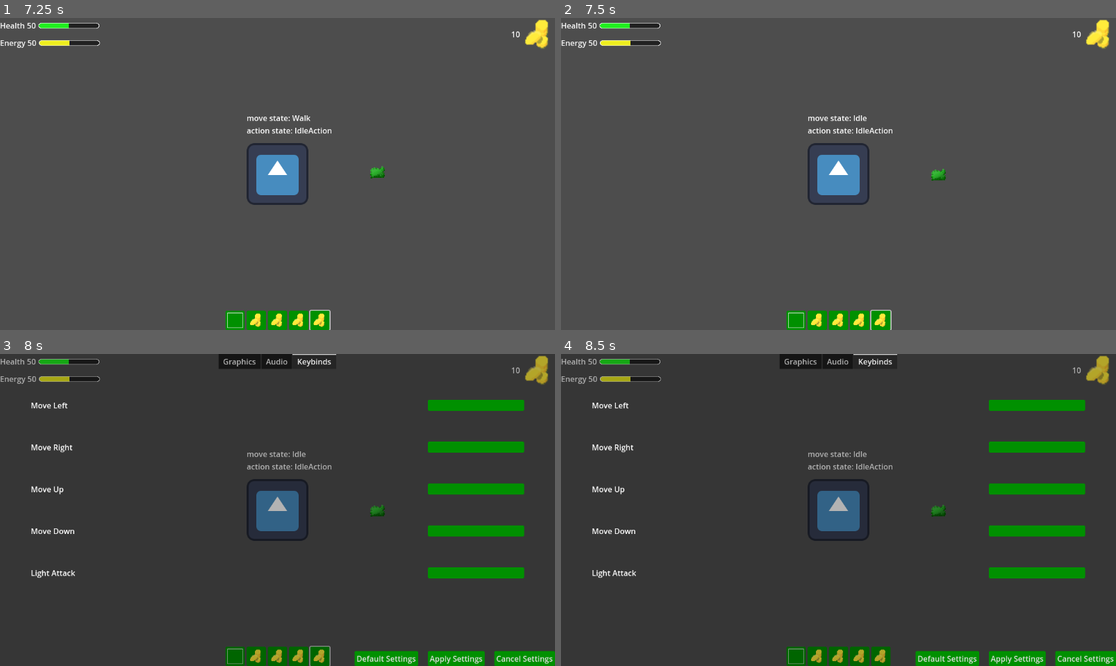
Above: before the commit, frames 1-4 (two rows, left to right).
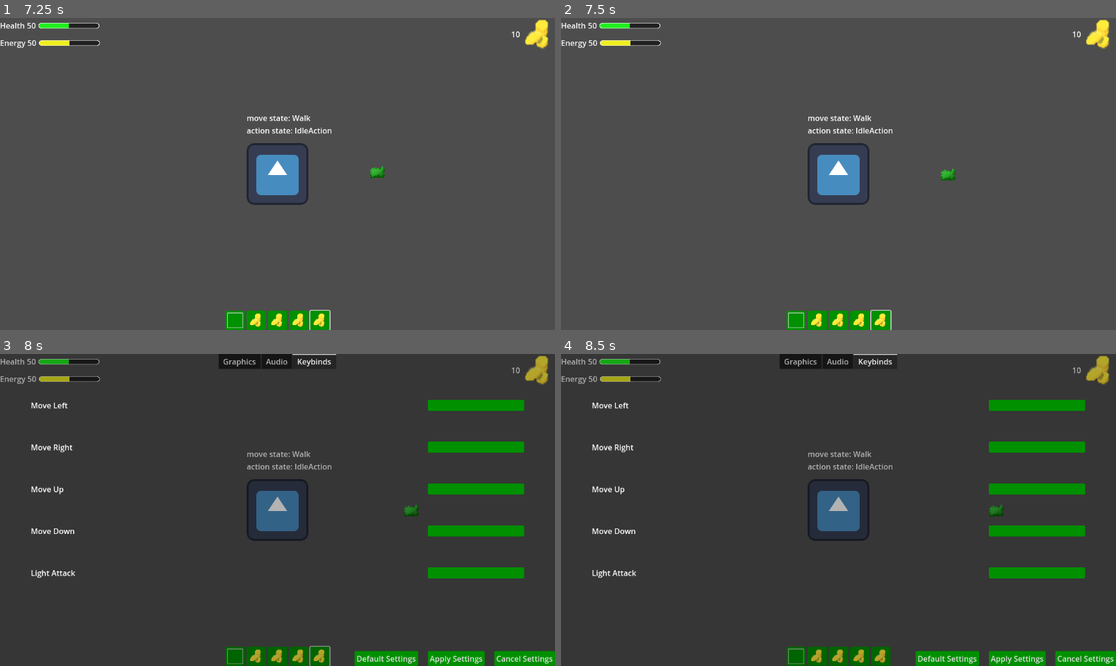
Above: after the commit, the same moments.

Repository: Cole-Miller-IT/template-game-for-future-projects
Game: Godot game, scene res://Scenes/Levels/World/world.tscn
Same seed, same stepped clock (60 frames per second), same inputs: the game is played once before the commit and once after it. This scene is started directly instead of the project's main scene. The engine's default icon, where the game draws it, is replaced by a stand-in: a white triangle on a blue panel in a dark square.
Inputs (mouse positions are in pixels of both pictures, inside the frame that each line leads up to):
- Up to frame 1 (7.25 s): click (233, 320) at 0.5 s; click (255, 320) at 1.25 s; click (277, 320) at 2 s; click (299, 320) at 2.75 s; click (321, 320) at 3.5 s; tap Enter at 4.25 s; move the mouse to (399, 158) at 4.27 s; hold D (right) 4.28-5.03 s; click (399, 158) at 4.35 s; move the mouse to (166, 189) at 5.02 s; hold S (down) 5.03-5.78 s; click (166, 189) at 5.1 s; move the mouse to (333, 105) at 5.77 s; hold D (right) 5.78-6.53 s; click (333, 105) at 5.85 s; move the mouse to (249, 236) at 6.52 s; hold W (up) from 6.53 s (still down); click (249, 236) at 6.6 s
- Up to frame 2 (7.5 s): move the mouse to (1005, 220) at 7.27 s; release W (up) at 7.28 s; hold A (left, bound only after the commit) from 7.28 s (still down); click (1005, 220) at 7.35 s
- Up to frame 3 (8 s): keep holding A (left, bound only after the commit); tap Escape (settingsMenu) at 7.9 s
- Up to frame 4 (8.5 s): keep holding A (left, bound only after the commit); move the mouse to (672, 463) at 8.02 s; click (672, 463) at 8.1 s

Frame 1 is identical in both runs. In frame 2, 0.2% of the frame differs, in the area x 52-72%, y 31-53%; in frame 3, 0.2%; in frame 4, 0.2%, in the area x 52-80%, y 31-53%.
Error before the commit: Invalid assignment of property or key 'keycode' with value of type 'String' on a base object of type 'InputEventKey'. (res://Scenes/Resources/Settings/keybinds…

Commit message:
finished keybind saving

Diff:
--- a/Scenes/Levels/Settings/settings_menu.gd
+++ b/Scenes/Levels/Settings/settings_menu.gd
@@ -11,6 +11,7 @@
 	#Read hotkey resource data and assign the buttons the correct keys to display on the rebind button
 	if hotkeys:
 		hotkeys = ResourceLoader.load("res://Scenes/Resources/Settings/keybinds.tres")
+		#print("loaded hotkeys succesfully")
 
 		for action in hotkeys.keybindsDict:
 			#$MarginContainer/VBoxContainer/TabContainer/Keybinds/MarginContainer/VBoxContainer/MoveLeft/RebindKey.text = hotkeys.keybindsDict[action].as_text_key_label().to_lower()
@@ -24,7 +25,7 @@
 		#$MarginContainer/VBoxContainer/TabContainer/Keybinds/MarginContainer/VBoxContainer/MoveDown/RebindKey1.text = hotkeys.defaultMoveDown
 		#$MarginContainer/VBoxContainer/TabContainer/Keybinds/MarginContainer/VBoxContainer/LightAttack/RebindKey1.text = hotkeys.defaultLightAttack
 
-		print("loaded hotkeys succesfully")
+
 
 	hotkeys.applyStoredKeybinds()
 
@@ -53,8 +54,8 @@
 
 	#rebind the key to the given key by the user
 	if rebindKeyToChange == "moveLeft":
-		hotkeys.defaultMoveLeft = eventRecieved.as_text_key_label().to_lower()
-		#print("keycode recieved for change " + eventRecieved.as_text_key_label().to_lower())
+		hotkeys.keybindMoveLeft = eventRecieved.as_text_key_label()
+		#print("keycode recieved for change " + eventRecieved.as_text_key_label())
 
 		InputMap.action_erase_events("left")
 		InputMap.action_add_event("left", eventRecieved)
--- a/Scenes/Resources/Settings/keybinds.gd
+++ b/Scenes/Resources/Settings/keybinds.gd
@@ -3,34 +3,35 @@
 
 
 ####### Make sure to set these in the inspector/editor #############
-@export var defaultMoveLeft: String = "KEY_A"
-@export var defaultMoveRight: String = "KEY_D"
-@export var defaultMoveUp: String = "KEY_W"
-@export var defaultMoveDown: String = "KEY_S"
+@export var keybindMoveLeft: String = "A"
+@export var keybindMoveRight: String = "D"
+@export var keybindMoveUp: String = "W"
+@export var keybindMoveDown: String = "S"
 #@export var defaultLightAttack = "LMB"
 
-var keybindsDict = {"left": defaultMoveLeft,
-					"right": defaultMoveRight,
-					"up": defaultMoveUp,
-					"down": defaultMoveDown,
-					#"lightAttack": defaultLightAttack,
-					}
-
-
-
+var keybindsDict = {}
 
 
 #Apply all the saved keybinds to the InputMap of the game
 func applyStoredKeybinds():
+	keybindsDict = {"left": keybindMoveLeft,
+					"right": keybindMoveRight,
+					"up": keybindMoveUp,
+					"down": keybindMoveDown,
+					#"lightAttack": defaultLightAttack,
+					}
+
 	print(keybindsDict)
-	var tempEvent = InputEventKey.new()
 	for action in keybindsDict.keys():
-		print("\nxxxxxxxxxxxxxxxxxxxxxxxxxxx")
-		print("action: " + str(action))
+		#print("\nxxxxxxxxxxxxxxxxxxxxxxxxxxx")
+		#print("action: " + str(action))
 		InputMap.action_erase_events(action)
 
-		#this
-		tempEvent.keycode = OS.get_keycode_string(int(keybindsDict[action]))
+		#Turn the event into the stored keybind by converting the char into the ascii int equivalent
+		var tempEvent = InputEventKey.new()
+		tempEvent.keycode = keybindsDict[action].unicode_at(0) #position 0
 
-		print("key to rebind as: " + str(tempEvent))
+		#print("key to rebind as: " + str(tempEvent))
 		InputMap.action_add_event(action, tempEvent)
+
+	print("Applied stored keybinds successfully")
--- a/Scenes/Resources/Settings/keybinds.tres
+++ b/Scenes/Resources/Settings/keybinds.tres
@@ -1,13 +1,10 @@
-[gd_resource type="Resource" script_class="Keybinds" load_steps=3 format=3 uid="uid://bi1j7p61hix3p"]
+[gd_resource type="Resource" script_class="Keybinds" load_steps=2 format=3 uid="uid://bi1j7p61hix3p"]
 
 [ext_resource type="Script" path="res://Scenes/Resources/Settings/keybinds.gd" id="1_821vt"]
 
-[sub_resource type="InputEventKey" id="InputEventKey_ciao5"]
-device = -1
-keycode = 68
-unicode = 100
-
 [resource]
 script = ExtResource("1_821vt")
-defaultMoveLeft = "a"
-defaultMoveRight = SubResource("InputEventKey_ciao5")
+keybindMoveLeft = "A"
+keybindMoveRight = "D"
+keybindMoveUp = "W"
+keybindMoveDown = "S"
